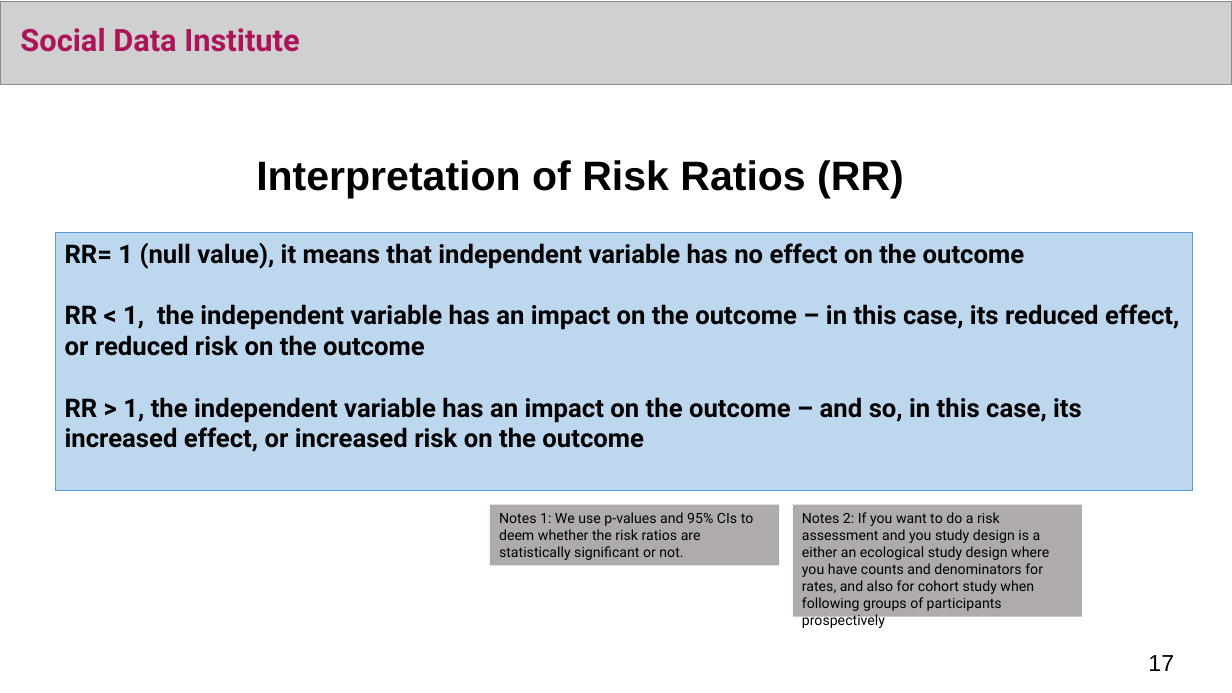
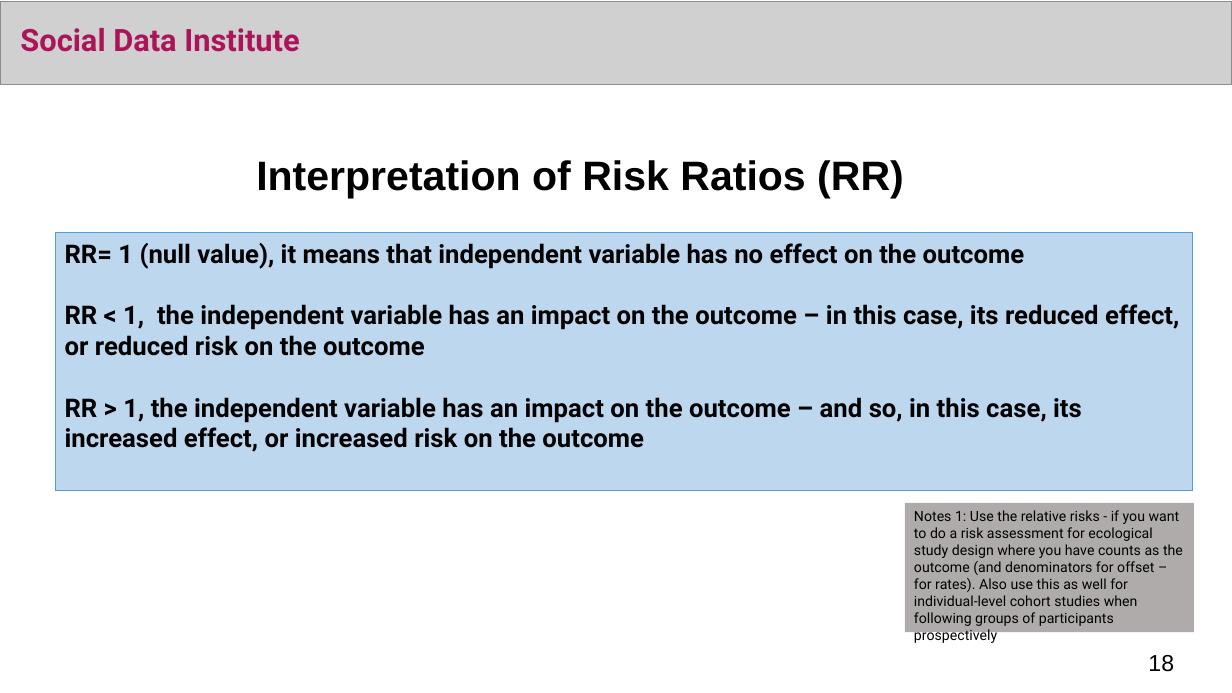
Before and after one commit to UCLPG-MSC-SGDS/UCL-SODA-CPD-RStan, a slide deck: slide 18 of Archived/2022_23/Day 2 Lecture - Bayesian Generalised Linear Regression Models.pptx (slide 17 before the commit). Drawn at 1232x693 pixels with LibreOffice and Linux fonts; fonts in the diff are those of the drawing; grey boxes stand for pictures. Boxes give left, top, right and bottom in pixels: in the first picture for what was removed or moved away, otherwise in the second. Text is boxed around its words. In the diff, an @@ line names an element or a change of style, - is before the commit and + after.

```diff
--- a/Archived/2022_23/Day 2 Lecture - Bayesian Generalised Linear Regression Models.pptx
+++ b/Archived/2022_23/Day 2 Lecture - Bayesian Generalised Linear Regression Models.pptx
@@ rectangle removed at bbox=[490, 505, 779, 566] @@
-Notes 1: We use p-values and 95% CIs to deem whether the risk ratios are statistically significant or not.
@@ rectangle "Notes 1: Use the relative ...": place and size @@
-rectangle "Notes 1: Use the relative ..." at bbox=[793, 505, 1082, 616]
+rectangle "Notes 1: Use the relative ..." at bbox=[905, 503, 1194, 632]
@@ text in rectangle at bbox=[914, 510, 1183, 645]: text changed @@
-Notes 2: If you want to do a risk assessment and you study design is a either an ecological study design where you have counts and denominators for rates, and also for cohort study when following groups of participants prospectively
+Notes 1: Use the relative risks - if you want to do a risk assessment for ecological study design where you have counts as the outcome (and denominators for offset – for rates). Also use this as well for individual-level cohort studies when following groups of participants prospectively
@@ page number at bbox=[1148, 655, 1174, 672]: text changed @@
-17
+18
```
Also in this commit, not shown: 12 other slides changed, 2 slides added, 1 slide removed, 33 other files.
